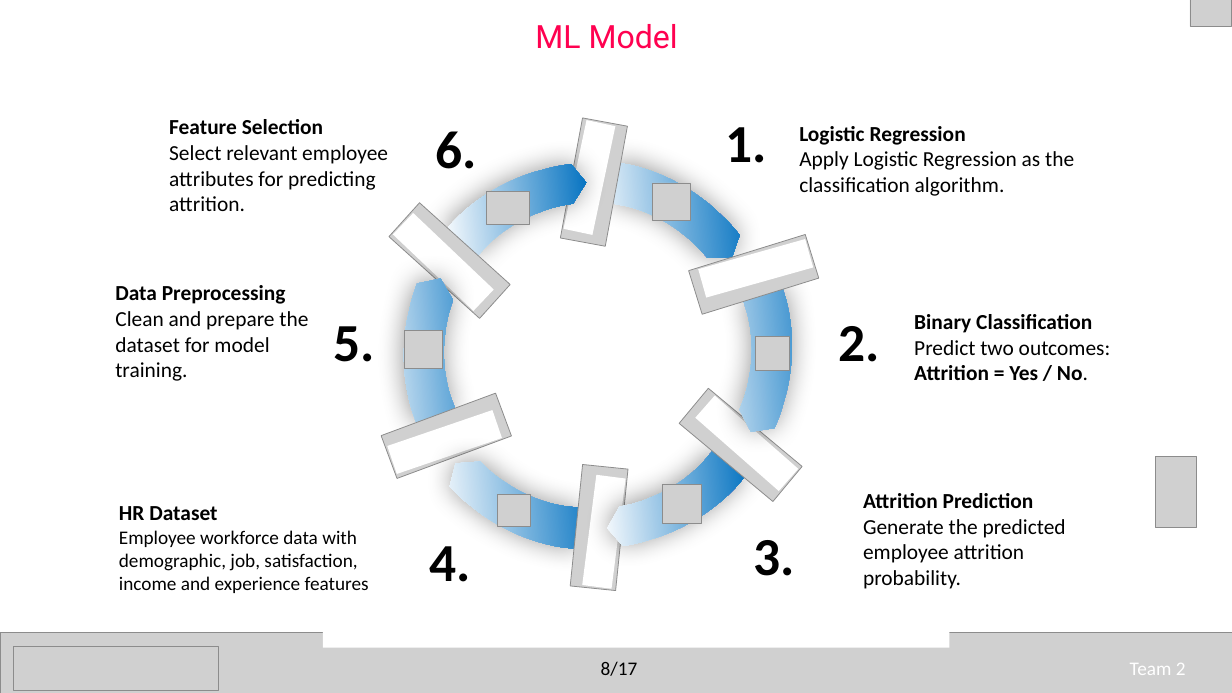
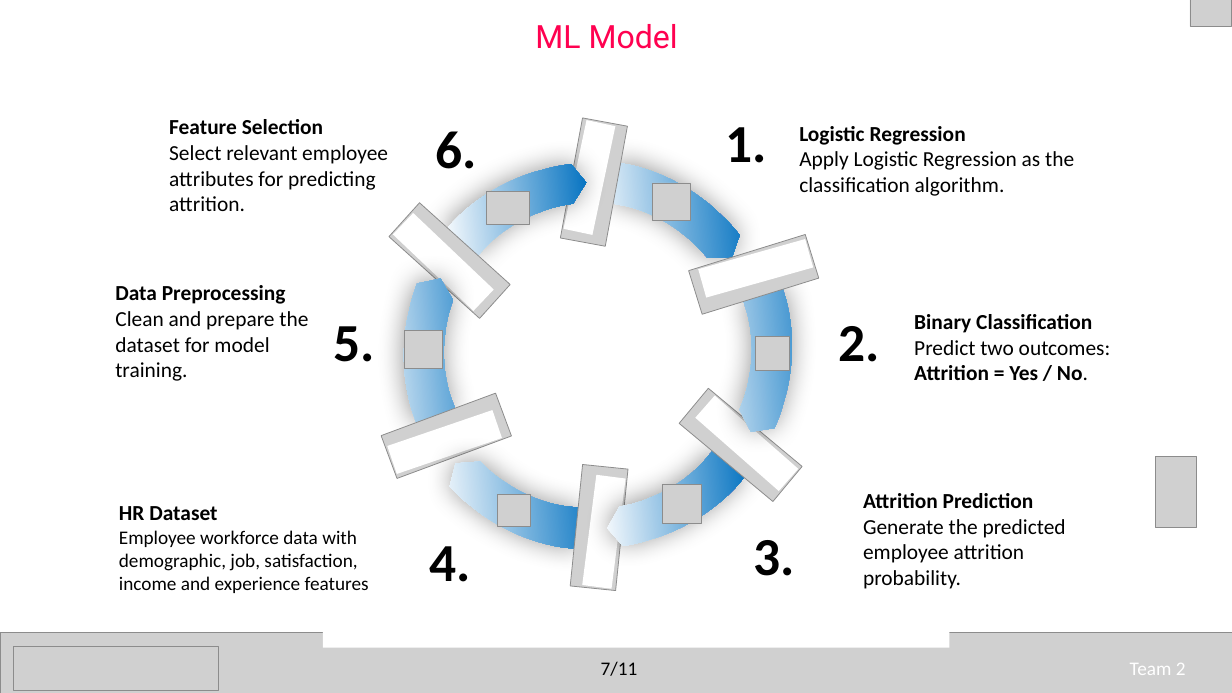
Before and after one commit to Infosys-Springboard-Internship-7-0/Workforce-Insights-Dashboard-for-Employee-Skill-and-Analytics, a slide deck: slide 7 of Data_Cleaning/Presenttion PPT.pptx. Drawn at 1232x693 pixels with LibreOffice and Linux fonts; fonts in the diff are those of the drawing; grey boxes stand for pictures. Boxes give left, top, right and bottom in pixels: in the first picture for what was removed or moved away, otherwise in the second. Text is boxed around its words. In the diff, an @@ line names an element or a change of style, - is before the commit and + after.

```diff
--- a/Data_Cleaning/Presenttion PPT.pptx
+++ b/Data_Cleaning/Presenttion PPT.pptx
@@ text at box(601, 661, 638, 676): text changed @@
-8/17
+7/11
```
Also in this commit, not shown: 8 other slides changed.
